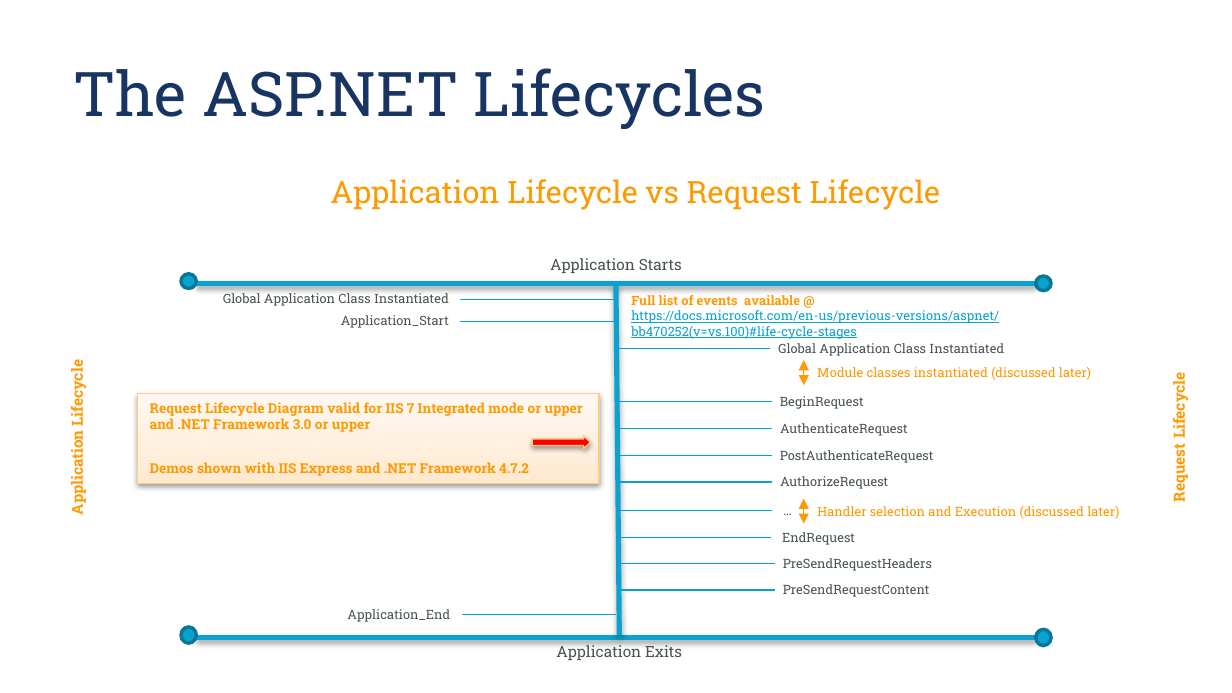
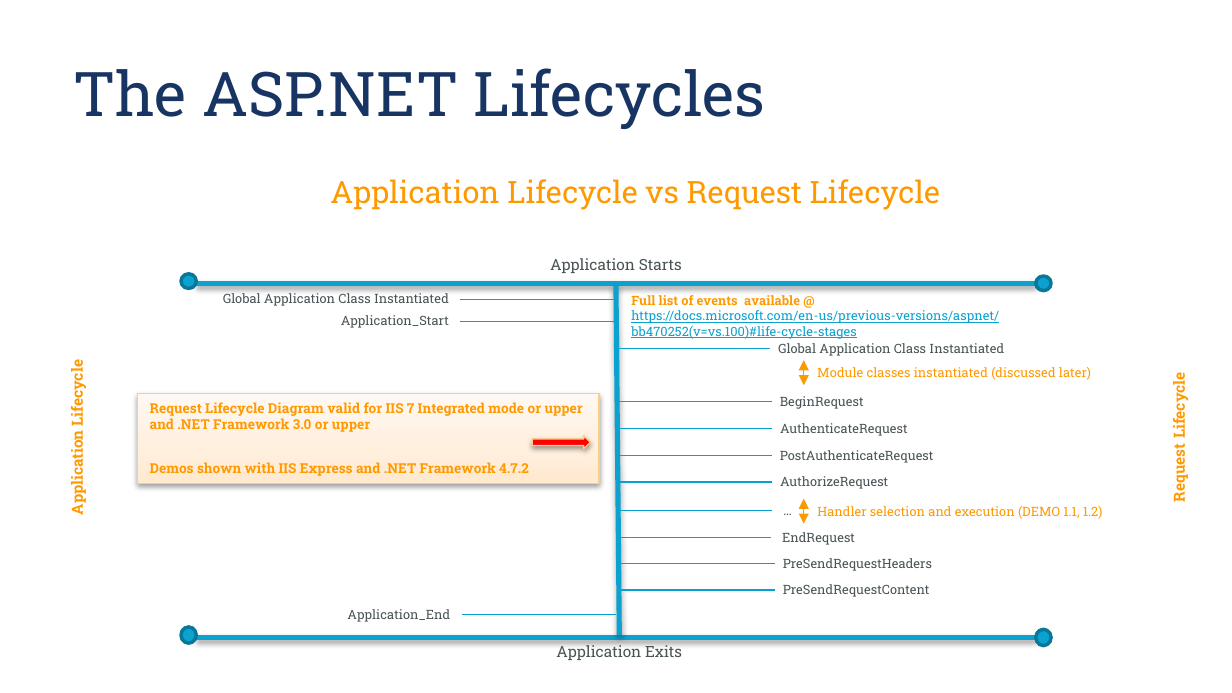
Before and after one commit to klassanov/AspNetPlatformDemos, a slide deck: slide 7 of FourthPresentation.pptx. Drawn at 1232x693 pixels with LibreOffice and Linux fonts; fonts in the diff are those of the drawing; background and template pictures are left out. Boxes give left, top, right and bottom in pixels: in the first picture for what was removed or moved away, otherwise in the second. Text is boxed around its words. In the diff, an @@ line names an element or a change of style, - is before the commit and + after.

```diff
--- a/FourthPresentation.pptx
+++ b/FourthPresentation.pptx
@@ text at (817,506,1103,519): text changed @@
-Handler selection and Execution (discussed later)
+Handler selection and execution (DEMO 1.1, 1.2)
```
Also in this commit, not shown: 1 other slide changed, 2 other files.
